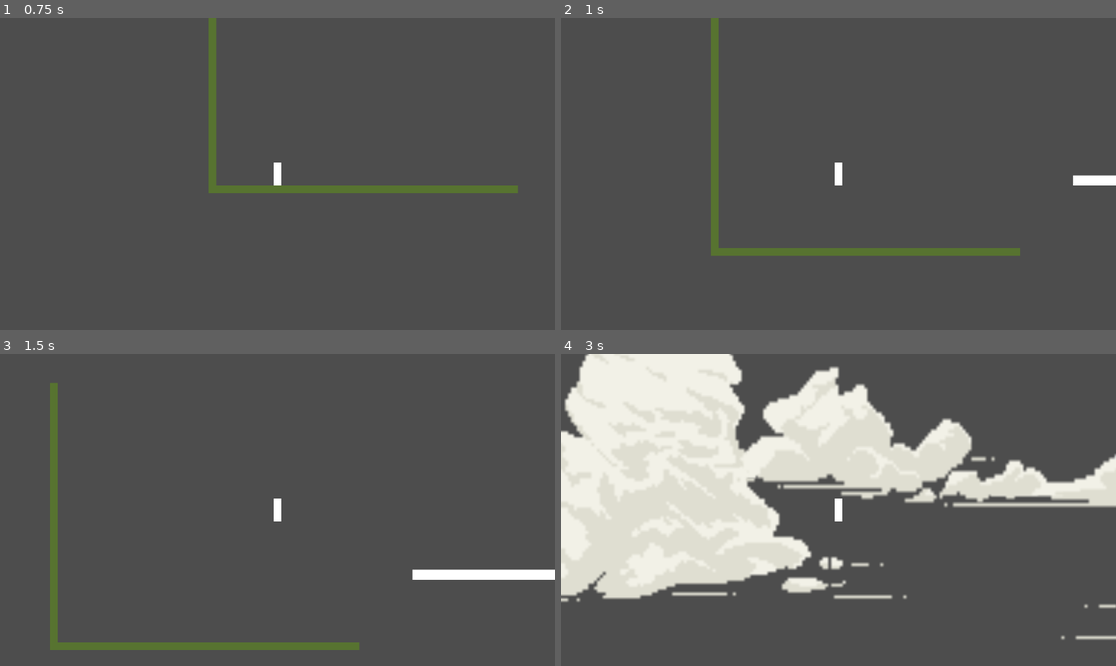
Above: before the commit, frames 1-4 (two rows, left to right).
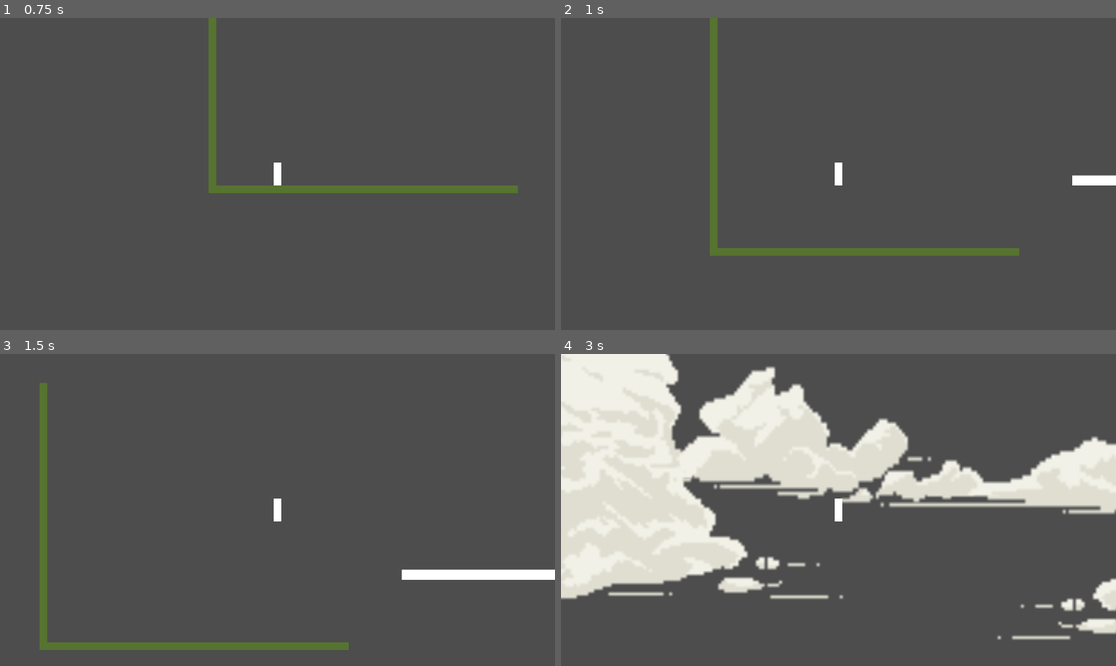
Above: after the commit, the same moments.

Repository: Doozitron9000/wind-game
Game: Godot game, scene res://levels/test_level.tscn
Same seed, same stepped clock (60 frames per second), same inputs: the game is played once before the commit and once after it.
Inputs:
- Up to frame 1 (0.75 s): tap Enter at 0.5 s; hold Right (right) from 0.53 s (still down); hold Shift (sprint) from 0.53 s (still down)
- Up to frame 2 (1 s): keep holding Right (right); keep holding Shift (sprint); tap Space (jump) at 0.77, 0.8 s
- Up to frame 3 (1.5 s): keep holding Right (right); tap Space (jump) at 1.07, 1.35 s; release Shift (sprint) at 1.28 s
- Up to frame 4 (3 s): tap Space (jump) at 1.52, 1.82, 2.3 s; tap Shift (sprint) at 1.55, 2.85 s; release Right (right) at 2.03 s; hold A (left) 2.03-2.78 s; hold Shift (sprint) 2.03-2.78 s; hold Right (right) from 2.78 s (still down)

Frame 1 is identical in both runs. In frame 2, 0.3% of the frame differs, in the area x 26-93%, y 0-77%; in frame 3, 2.4%; in frame 4, 21%, in the area x 0-100%, y 0-92%.

Commit message:
Tidied up stamina use and added a stamina cost to sliding

Diff:
--- a/player/scripts/player.gd
+++ b/player/scripts/player.gd
@@ -15,6 +15,10 @@
 const SPRINT_MULTIPLIER: float = 1.0
 # The max speed at which the player can slide down wall while gripping
 const WALL_SLIDE : float = 200.0
+# The stamina cost of sprinting per second
+const SPRINT_COST : float = 30.0
+# The stamina cost of gripping on a wall
+const GRIP_COST : float = 15.0
 
 # a temporary var representing teh amount of stamina required to wall jump
 var wall_jump_stamina: float = 20.0
@@ -30,19 +34,17 @@
 ## Handle the player's movement for this tick
 ## [param delta] is the time (in seconds) since this was last called
 func movement(delta: float) -> void:
+	# make a var to track if we spent any stamin this tick. We will use it
+	# later to determine if stamina should recharge and if we need to
+	# check if the pc is now drained
+	var stamina_spent : bool = false
 	# Determine our current speed and sprint status
 	var current_speed : float = SPEED
 	if Input.is_action_pressed("sprint"):
 		if stamina > 0 and stamina_drained == false:
 			current_speed *= SPRINT_MULTIPLIER
-			stamina -= 30 * delta
-			print(stamina)
-		else:
-			stamina_drained = true
-			recover_stamina(delta)
-	# if we aren't sprinting we should always recover stamina if possible
-	else:
-		recover_stamina(delta)
+			stamina -= SPRINT_COST * delta
+			stamina_spent = true
 	# get the player's movement axis
 	# this returns a value between -1 and 1 where -1 is maximally leftward and
 	# 1 is maximally rightward
@@ -63,8 +65,12 @@
 		# if we are pushing against a wall we should slide not fall.
 		# this should only apply if we are moving down tho otherwise
 		# jumping against walls results in sliding up
-		if is_on_wall() && get_wall_normal().x == input_dir * -1 && velocity.y >= WALL_SLIDE:
+		#  for now i have also set this to consume stamina
+		if (is_on_wall() && get_wall_normal().x == input_dir * -1 &&
+				velocity.y >= WALL_SLIDE && stamina > 0 && !stamina_drained):
 				velocity.y = WALL_SLIDE
+				stamina -= GRIP_COST * delta
+				stamina_spent = true
 		else:
 			velocity.y += gravity * delta
 		# and our move target should be reduced to our air control
@@ -75,7 +81,7 @@
 		# to give the player more control in the air this should be reduced
 		# when the player is pulling in the same direction as their movement
 		if input_dir == sign(velocity.x):
-			speed_change = BASE_AIR_DECEL*1-AIR_CONTROL
+			speed_change = BASE_AIR_DECEL*(1-AIR_CONTROL)
 
 	# Jump
 	if Input.is_action_just_pressed("jump"):
@@ -96,10 +102,18 @@
 				# now apply the jump velocity
 				velocity += jump_direction * JUMP_VELOCITY * -1
 				stamina -= wall_jump_stamina
-				if stamina == 0:
-					stamina_drained = true
+				stamina_spent = true
 
 
+	# now check if stamina has been spent. If not recharge stamina. If so,
+	# check if we should now enter the drained state
+	if stamina_spent:
+		if stamina <= 0:
+			stamina_drained = true
+	else:
+		recover_stamina(delta)
+	#print the stamina debug output
+	print(stamina)
 	# accelerate towards our move target then apply the character's movement
 	velocity.x = velocity.move_toward(move_target, delta*speed_change).x
 	# Move the character
@@ -112,4 +126,3 @@
 	# drained
 	if stamina >= 70:
 		stamina_drained = false
-	print(stamina)
